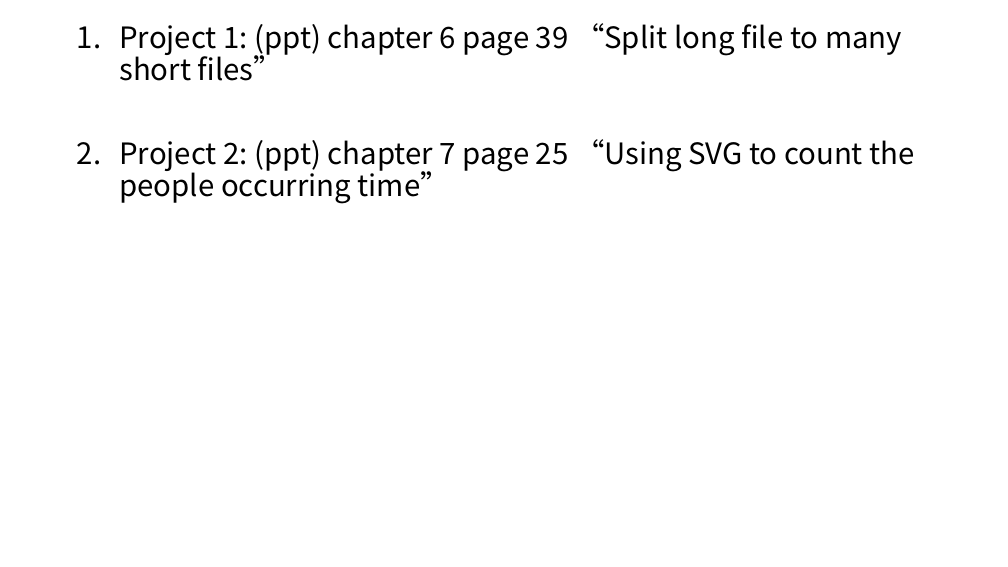
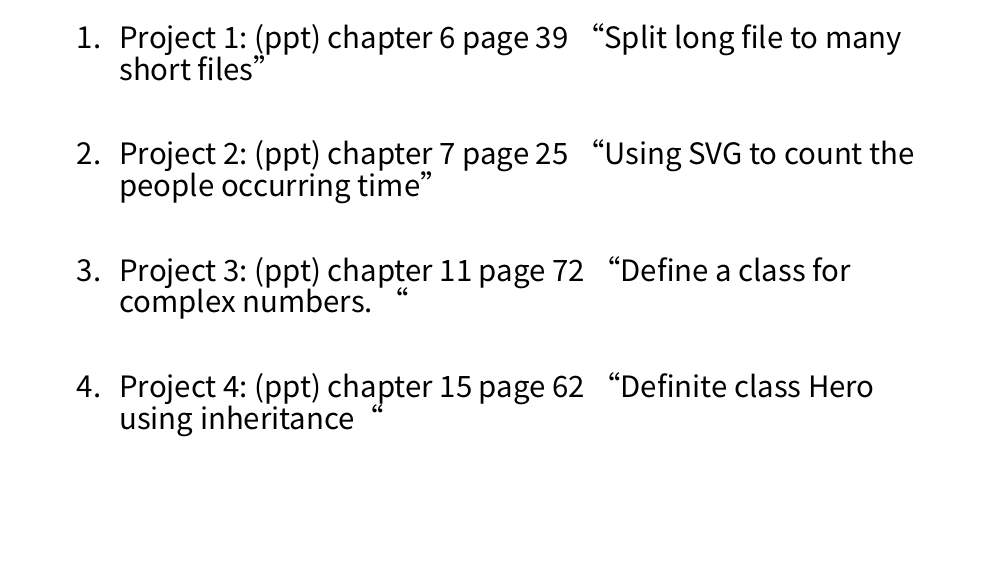
Before and after one commit to djuanbei/CPLUSPLUS, a slide deck: slide 3 of ppt/homework.pptx. Drawn at 1008x567 pixels with LibreOffice and Linux fonts; fonts in the diff are those of the drawing. Boxes give left, top, right and bottom in pixels: in the first picture for what was removed or moved away, otherwise in the second. Text is boxed around its words. In the diff, an @@ line names an element or a change of style, - is before the commit and + after.

Commit message:
add project

```diff
--- a/ppt/homework.pptx
+++ b/ppt/homework.pptx
@@ text at <box>119,256,875,437</box>: paragraphs added @@
+3. Project 3: (ppt) chapter 11 page 72 “Define a class for complex numbers. “
+4. Project 4: (ppt) chapter 15 page 62 “Definite class Hero using inheritance“
```
Also in this commit, not shown: 2 other files.
